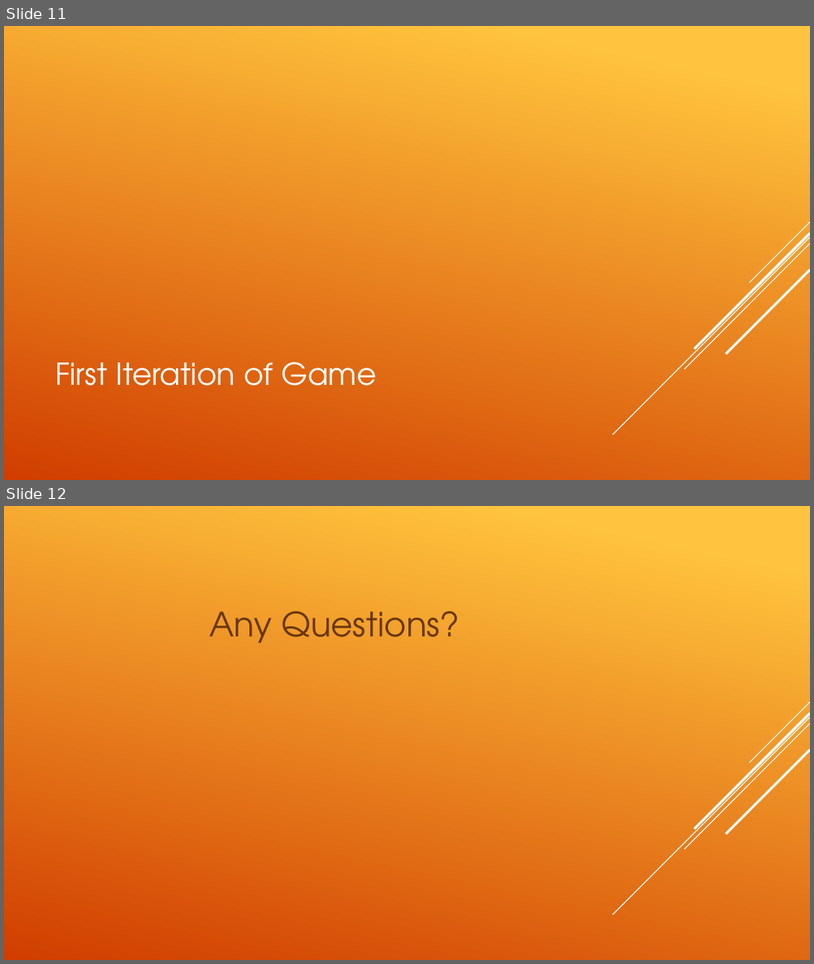
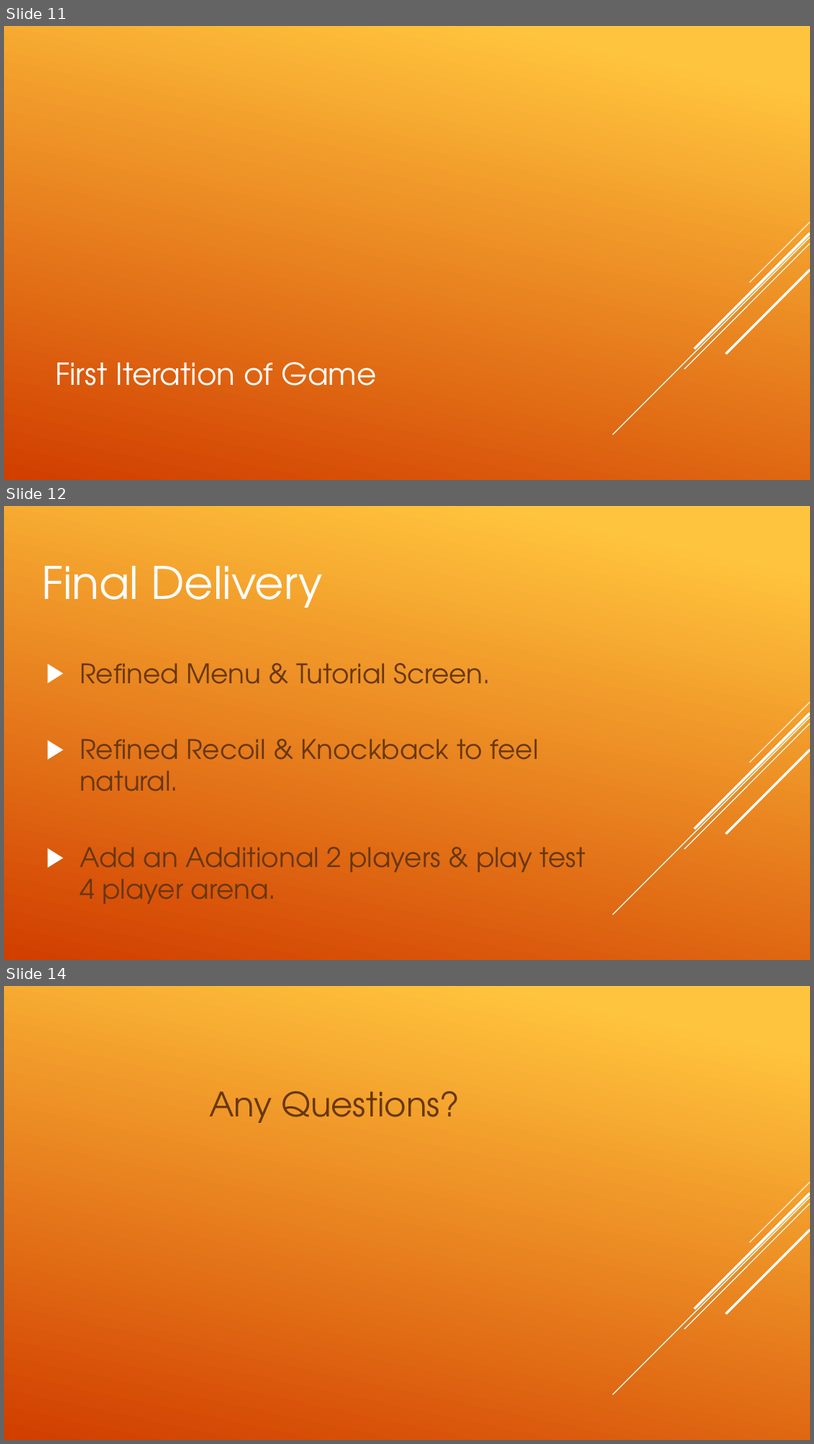
Before and after one commit to UoSGamesGroups/second-semester-s2-level-4-5-group-1, a slide deck: Presentations/Group 1- Presentation 3.pptx. Shown one above the other, each under a label of ours: slides 11 and 12 before the commit, slides 11, 12 and 14 after it; the slides between them are not shown. The pictures are 814x964 and 814x1444 pixels, drawn with LibreOffice and Linux fonts; fonts in the diff are those of the drawing. Boxes give left, top, right and bottom in pixels: in the first picture for what was removed or moved away, otherwise in the second. Text is boxed around its words. In the diff, an @@ line names an element or a change of style, - is before the commit and + after.

```diff
--- a/Presentations/Group 1- Presentation 3.pptx
+++ b/Presentations/Group 1- Presentation 3.pptx
@@ slide 12 added at (4, 506, 810, 960), background gradient #FFC43D to #D13E00; not listed: 5 template elements that a slide beside it also shows @@
@@ title added at (41, 566, 324, 608), 40 pt, text #FFFFFF @@
+Final Delivery
@@ text added at (80, 663, 586, 903), 24 pt, text #68370E @@
+▶ Refined Menu & Tutorial Screen.
+▶ Refined Recoil & Knockback to feel natural.
+▶ Add an Additional 2 players & play test 4 player arena.
@@ what was slide 12 is now slide 14 @@
```
Also in this commit, not shown: 3 slides changed, 1 other slide added, 4 other files.
